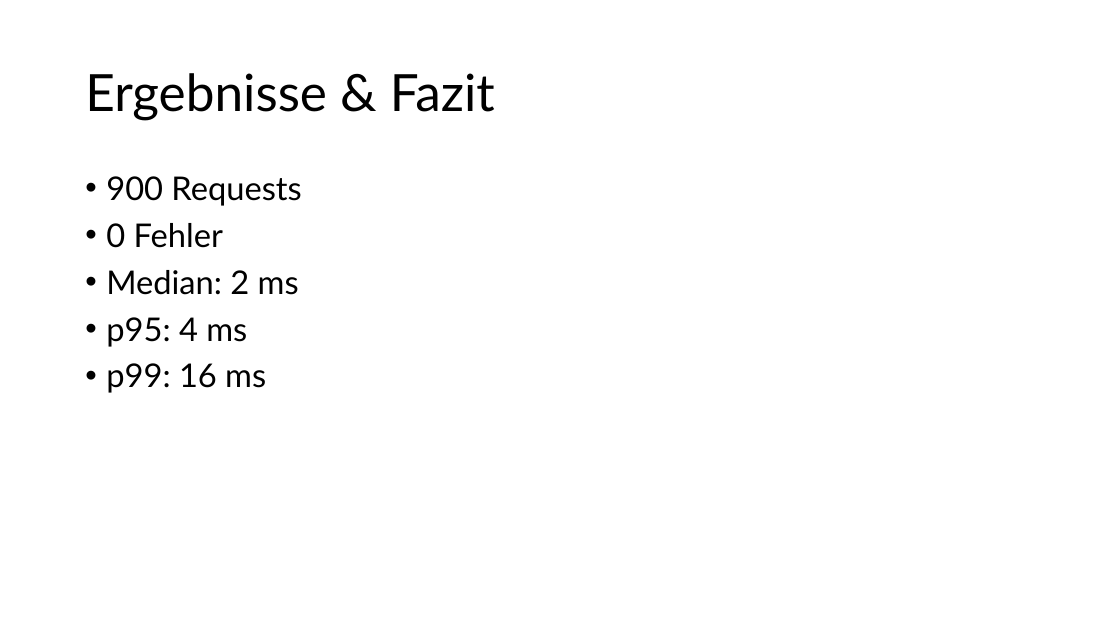
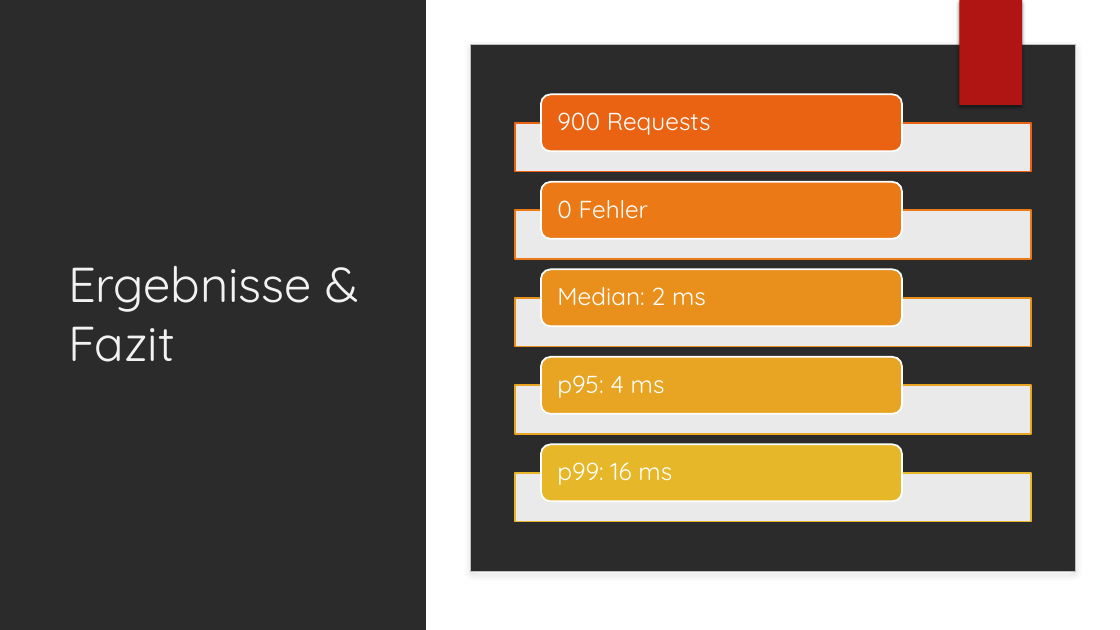
Before and after one commit to Jimbknight/excalidraw, a slide deck: slide 10 of Presentation.pptx (slide 11 before the commit). Drawn at 1120x630 pixels with LibreOffice and Linux fonts; fonts in the diff are those of the drawing; background and template pictures are left out; a plain dark background stands for a picture behind light text. Boxes give left, top, right and bottom in pixels: in the first picture for what was removed or moved away, otherwise in the second. Text is boxed around its words. In the diff, an @@ line names an element or a change of style, - is before the commit and + after.

```diff
--- a/Presentation.pptx
+++ b/Presentation.pptx
@@ background #FFFFFF to picture (left out) @@
@@ rectangle added at (426, 0, 1120, 630), fill #FFFFFF @@
@@ rectangle added at (959, 0, 1022, 105), fill #B01513 @@
@@ rectangle added at (960, 0, 1023, 105), fill #B01513 @@
@@ rounded rectangle added at (471, 45, 1075, 572), fill #FFFFFF, outline #BFBFBF 1 pt @@
@@ title "Ergebnisse & Fazit": place and size @@
-title "Ergebnisse & Fazit" at (85, 73, 495, 120)
+title "Ergebnisse & Fazit" at (68, 266, 312, 362)
@@ title "Ergebnisse & Fazit" at (68, 266, 312, 362): size 44 to 42 pt, font Lato to Quicksand, text colour #000000 to #F2F2F2; line spacing 0.9 to 1 @@
@@ text removed at (106, 176, 301, 393) @@
-• 900 Requests
-• 0 Fehler
-• Median: 2 ms
-• p95: 4 ms
-• p99: 16 ms
@@ group added at (515, 94, 1031, 522): 5 rectangles, 5 rounded rectangles, 5 texts @@
+900 Requests
+0 Fehler
+Median: 2 ms
+p95: 4 ms
+p99: 16 ms
```
Also in this commit, not shown: 9 other slides changed, 2 slides removed.
